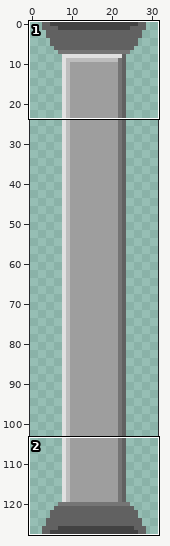
File history of a pixel-art file, Sprites/Map_Parts/MP-05-Door-32x128.aseprite. Above, an overview of the earlier version with the close-up marked.
Close-up. First the earlier version:
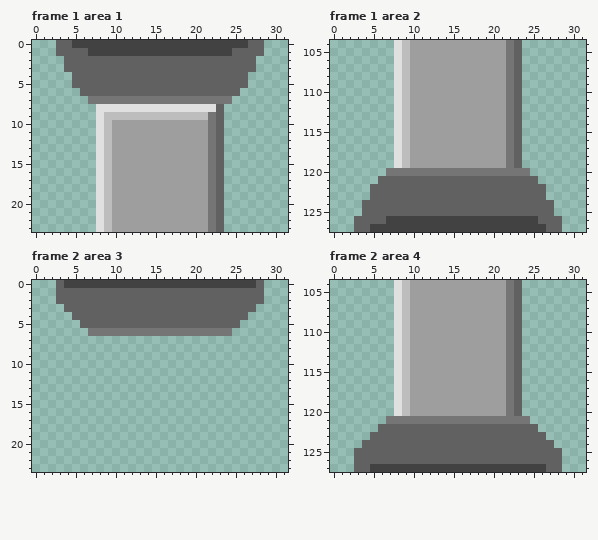
32x128 pixels, 8 frames. Shown: frame 1 area 1: x 0..31, y 0..23; frame 1 area 2: x 0..31, y 104..127; frame 2 area 3: x 0..31, y 0..23; frame 2 area 4: x 0..31, y 104..127. The commit also changed other frames or places, which this record leaves out.
And afterwards:
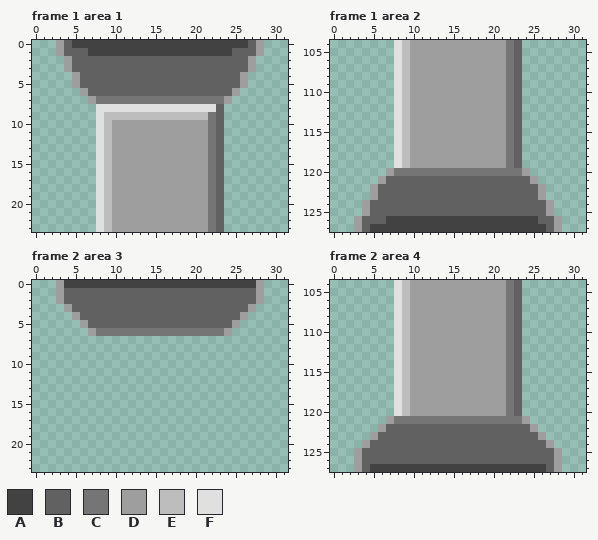
Palette (. is transparent): A #424242  B #616161  C #757575  D #9e9e9e  E #bdbdbd  F #e0e0e0
Edits made:
Frame 1 area 1:
y 0..1: x 3 B -> D; x 28 B -> D
y 2..3: x 4 B -> D; x 27 B -> D
y 4..5: x 5 B -> D; x 26 B -> D
y 6: x 6 B -> D; x 25 B -> D
y 7: x 7 C -> D; x 24 C -> D
Frame 1 area 2:
y 120: x 7 C -> D; x 24 C -> D
y 121: x 6 B -> D; x 25 B -> D
y 122..123: x 5 B -> D; x 26 B -> D
y 124..125: x 4 B -> D; x 27 B -> D
y 126..127: x 3 B -> D; x 28 B -> D
Frame 2 area 3:
y 0..2: x 3 B -> D; x 28 B -> D
y 3: x 4 B -> D; x 27 B -> D
y 4: x 5 B -> D; x 26 B -> D
y 5: x 6 B -> D; x 25 B -> D
y 6: x 7 C -> D; x 24 C -> D
Frame 2 area 4:
y 121: x 7 C -> D; x 24 C -> D
y 122: x 6 B -> D; x 25 B -> D
y 123: x 5 B -> D; x 26 B -> D
y 124: x 4 B -> D; x 27 B -> D
y 125..127: x 3 B -> D; x 28 B -> D
Where, in picture pixels (left, top, right, bottom), the same in both close-ups:
changed: (56, 40, 96, 104)
changed: (224, 40, 264, 104)
changed: (354, 168, 394, 232)
changed: (522, 168, 562, 232)
changed: (56, 280, 96, 336)
changed: (224, 280, 264, 336)
changed: (354, 416, 394, 472)
changed: (522, 416, 562, 472)
